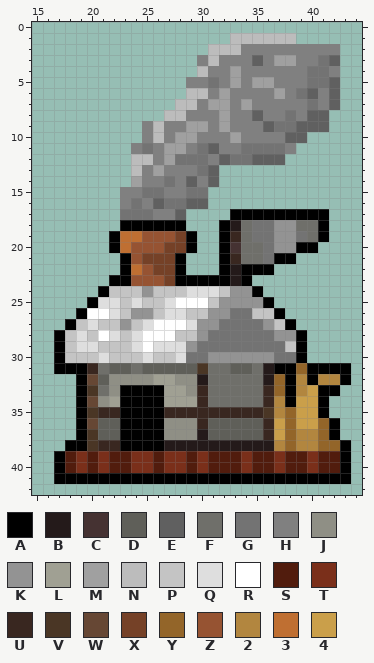
A pixel-art sprite gets an edit: KrampitzKreutzwiserSettlersOfCatan/src/textures/playerPieces/whiteHouseSmoke2.png. The picture above is the old version.
The file is 60x60 pixels. Colours within 5 levels of each other are drawn and written as one. Shown: x 15..44, y 0..42.
Palette (. is transparent): A #000000  B #241a1a  C #453232  D #5f5f59  E #606060  F #6f6f6a  G #737373  H #808080  J #8f8f85  K #939393  L #a0a093  M #a0a0a0  N #bcbcbc  P #c4c4c4  Q #dedede  R #ffffff  S #511c0d  T #7a2f1a  U #392720  V #4a3625  W #664734  X #754127  Y #936529  Z #965332  2 #b2863f  3 #bf6f32  4 #ca9f4a
Pixels before, first column x 17:
 1 ................NNNNNN.....
 2 ..............NNNHHHHHHHHH.
 3 .............HNHHHEHMMHHGE.
 4 .............NHHMHHHHHHGGH.
 5 ............HHGHMHMMHHHGGE.
 6 ............NNHMHHHHMHGEHE.
 7 ...........NNHMMHMHHHHHGHE.
 8 ..........NNHHHMHHEHHGHEE..
 9 ........HNHHMMHMHHHEGGEEE..
10 ........HNHMMHHHMHHHHEE....
11 .......HGHMMHGEHHGGGGH.....
12 .......NNHMGGGHEGGEEE......
13 .......NHMHHHGE............
14 .......MHHGHEHE............
15 ......HHGGHHGG.............
16 ......HGHEGGEE.............
17 ......GGGHHE....AAAAAAAAA..
18 ......AAAAAA...ABFGGKKFFA..
19 .....A33ZZZXA..AUFGGKKGFA..
20 .....A3ZZZXXA..ACFFGKKAA...
21 ......AZXXXA...AUFFGAA.....
22 ......A3ZXXA...ABAAA.......
23 .....AAZZZXAAAAABA.........
24 ....APPPKPPPQQQPKKA........
25 ...AQQPQPPQRRRPKKKKA.......
26 ..ARRQPKKPQQPPKKGGPPA......
27 .APQPPKPQRRRQKKGGGGKPA.....
28 APQPRQPQRRRPPKGGGGGGKKA....
29 APQQPPPQRQQQKGGGGGGGGPA....
30 APPPQPPPQPPQGGKKKKKKGGA....
31 AAAUFDDFDDDDDVFFDDFBAAYAAAA
32 ..AWDJJJJLLJJBFFFFFBYA2A22A
33 ..AVFJAAAALLJUFFFFFUYA24AA.
34 ..AWJLAAAALLLUFFFFFU2A44A..
35 ..AVUUAAAAUUUUUUUUUV2Y44A..
36 ..AWDDAAAAJJJUDDDDDU4Y44YA.
37 ..AVDDAAAAJJJBDDDDDU4Y22YA.
38 .AAVUUAAAABBBBBBBBBB2Y22YYA
39 ASTSTSSTTSTTSTSSSTSSTSSTSSA
40 ASTSTSSTTSTTSTSSSTSSTSSTSSA
41 AAAAAAAAAAAAAAAAAAAAAAAAAAA
The result:
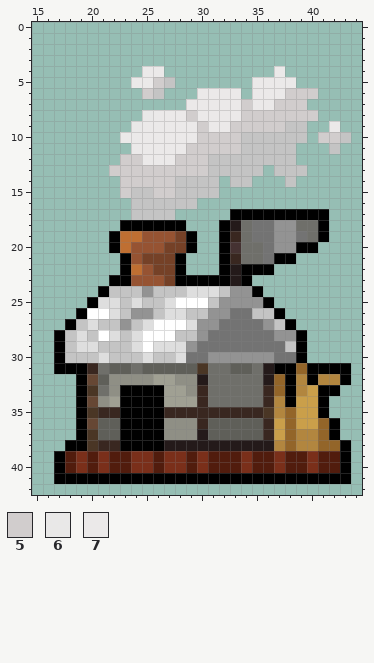
Colours new in this view: 5 #d1cdcd  6 #ebe9e9f9  7 #ebe9e9
Message: change over the remaining 3 settlements to sages smoke design
Diff:
{"y":1,"x":33,"old":"NNNNNN","new":"......"}
{"y":2,"x":31,"old":"NNNHHHHHHHHH","new":"............"}
{"y":3,"x":30,"old":"HNHHHEHMMHHGE","new":"............."}
{"y":4,"x":25,"old":"..","new":"77"}
{"y":4,"x":30,"old":"NHHMHHHHHHGGH","new":".......7....."}
{"y":5,"x":24,"old":"....","new":"775P"}
{"y":5,"x":29,"old":"HHGHMHMMHHHGGE","new":"......7777...."}
{"y":6,"x":25,"old":"..","new":"5P"}
{"y":6,"x":29,"old":"NNHMHHHHMHGEHE","new":".7777.777555.."}
{"y":7,"x":28,"old":"NNHMMHMHHHHHGHE","new":".77777577555..."}
{"y":8,"x":25,"old":"..NNHHHMHHEHHGHEE","new":"6777577775555555."}
{"y":9,"x":24,"old":".HNHHMMHMHHHEGGEEE.","new":"67777757755555PP..7"}
{"y":10,"x":23,"old":"..HNHMMHHHMHHHHEE","new":"77777775555PPPPPP"}
{"y":10,"x":41,"old":"...","new":"55P"}
{"y":11,"x":24,"old":"HGHMMHGEHHGGGGH","new":"7777755555PPPPP"}
{"y":11,"x":42,"old":".","new":"P"}
{"y":12,"x":23,"old":".NNHMGGGHEGGEEE.","new":"55777555PPPPPPPP"}
{"y":13,"x":22,"old":"..NHMHHHGE....","new":"555555555PPPPP"}
{"y":13,"x":37,"old":"...","new":"PPP"}
{"y":14,"x":23,"old":".MHHGHEHE","new":"55555PPPP"}
{"y":14,"x":33,"old":"..","new":"PP"}
{"y":14,"x":38,"old":".","new":"P"}
{"y":15,"x":23,"old":"HHGGHHGG.","new":"5PP55PPPP"}
{"y":16,"x":23,"old":"HGHEGGEE","new":".PPPPPP."}
{"y":17,"x":23,"old":"GGGHHE","new":".PPPP."}
